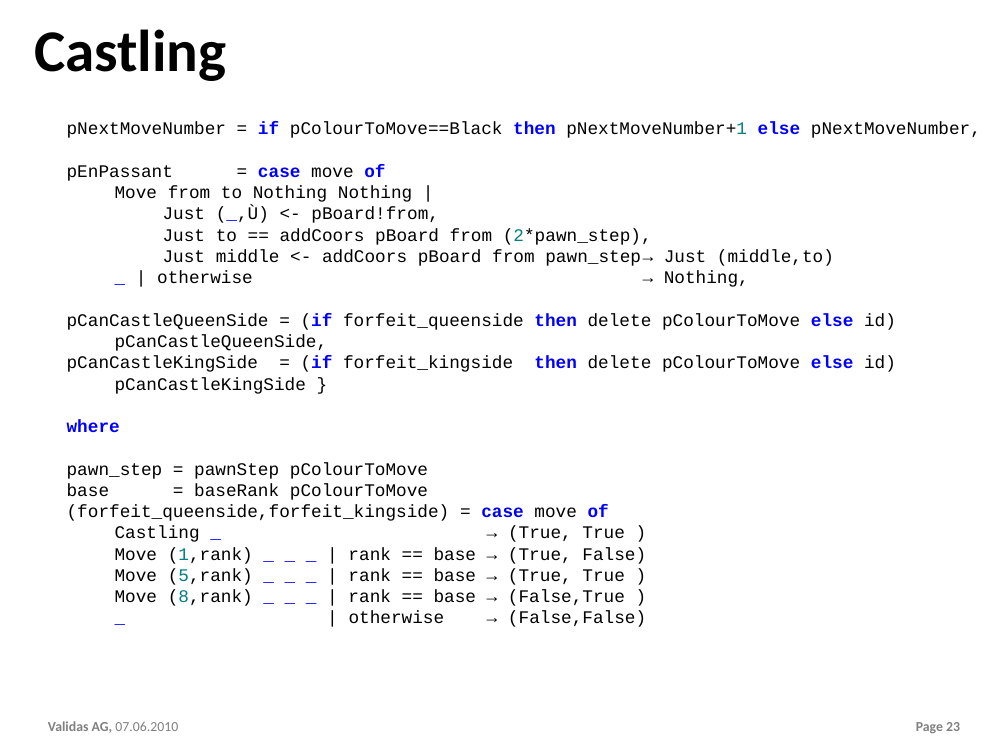
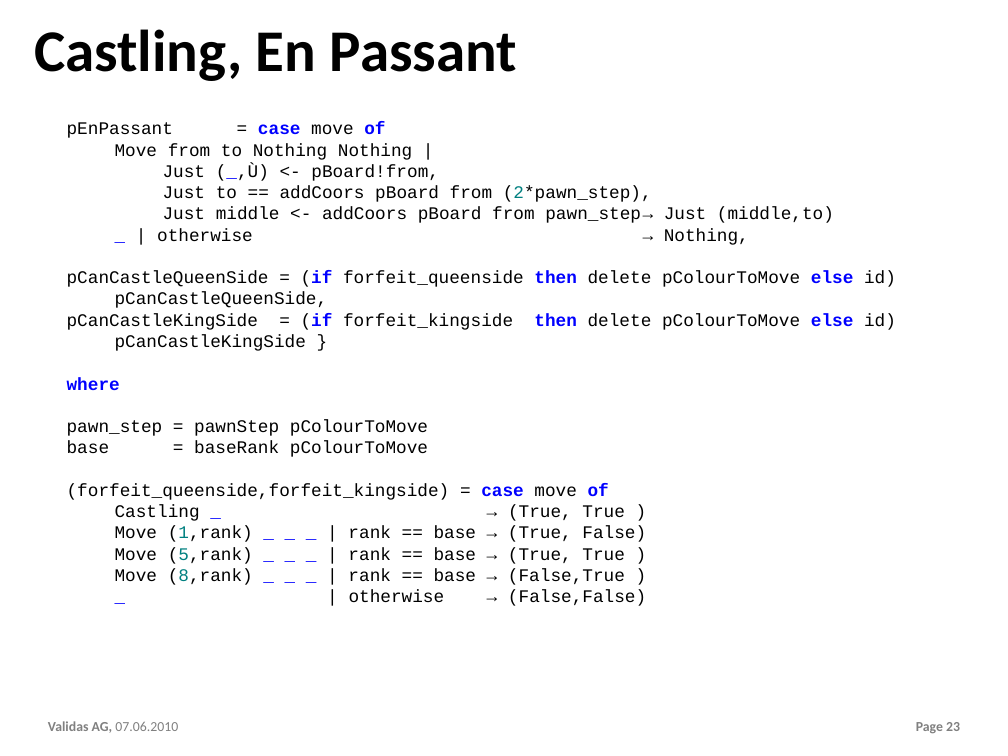
Before and after one commit to theoremprover/chess, a slide deck: slide 23 of ppt/Chess200.pptx. Drawn at 1008x756 pixels with LibreOffice and Linux fonts; fonts in the diff are those of the drawing; background and template pictures are left out. Boxes give left, top, right and bottom in pixels: in the first picture for what was removed or moved away, otherwise in the second. Text is boxed around its words. In the diff, an @@ line names an element or a change of style, - is before the commit and + after.

```diff
--- a/ppt/Chess200.pptx
+++ b/ppt/Chess200.pptx
@@ title at (x1=34, y1=29, x2=517, y2=81): text changed @@
-Castling
+Castling, En Passant
@@ text at (x1=67, y1=122, x2=981, y2=138): paragraph removed @@
-pNextMoveNumber = if pColourToMove==Black then pNextMoveNumber+1 else pNextMoveNumber,
```
Also in this commit, not shown: 13 other slides changed, 4 slides added, 3 other files.
